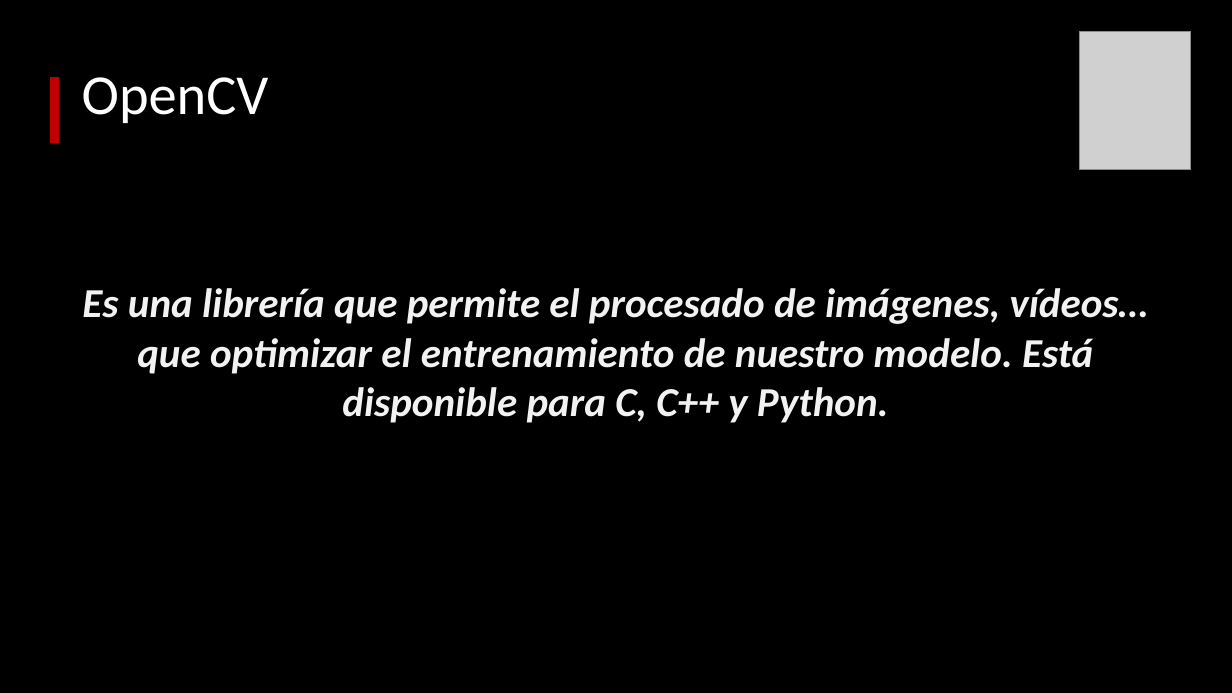
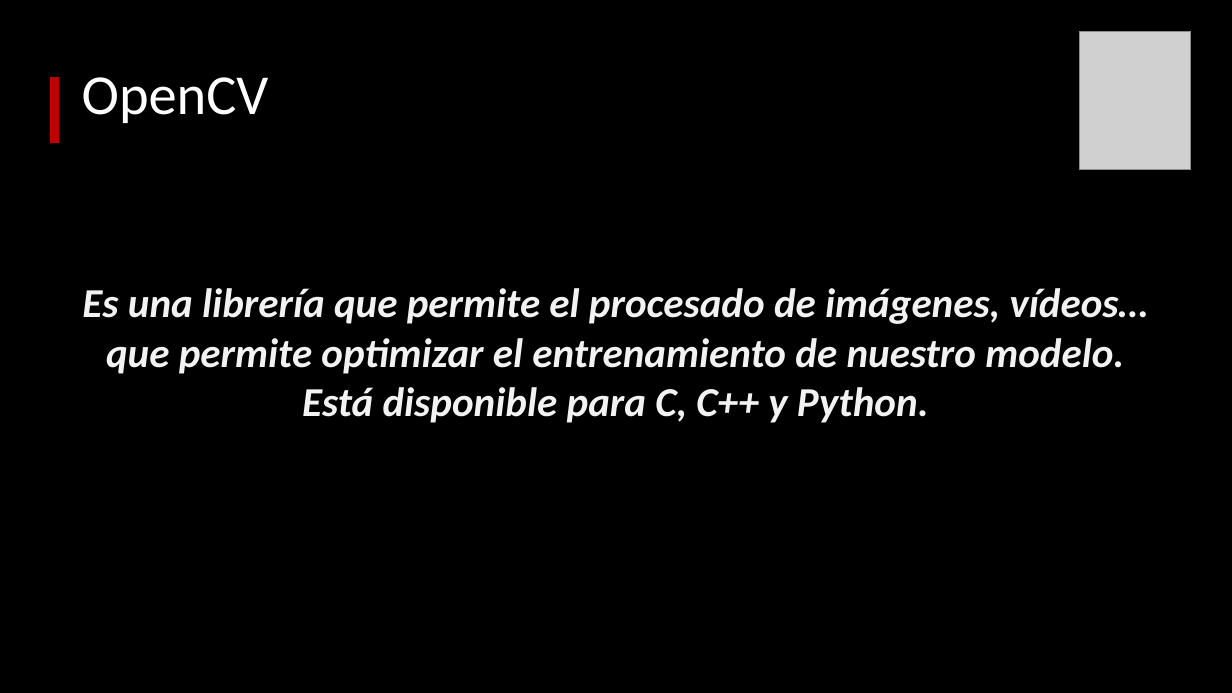
Before and after one commit to svalencia-romero/taller_opencv_thebridge_09_23, a slide deck: slide 4 of Presentacion_OpenCV.pptx. Drawn at 1232x693 pixels with LibreOffice and Linux fonts; fonts in the diff are those of the drawing; grey boxes stand for pictures. Boxes give left, top, right and bottom in pixels: in the first picture for what was removed or moved away, otherwise in the second. Text is boxed around its words. In the diff, an @@ line names an element or a change of style, - is before the commit and + after.

```diff
--- a/Presentacion_OpenCV.pptx
+++ b/Presentacion_OpenCV.pptx
@@ text at bbox=[82, 288, 1148, 423]: text changed @@
-Es una librería que permite el procesado de imágenes, vídeos… que optimizar el entrenamiento de nuestro modelo. Está disponible para C, C++ y Python.
+Es una librería que permite el procesado de imágenes, vídeos… que permite optimizar el entrenamiento de nuestro modelo. Está disponible para C, C++ y Python.
```
Also in this commit, not shown: 1 slide removed.
